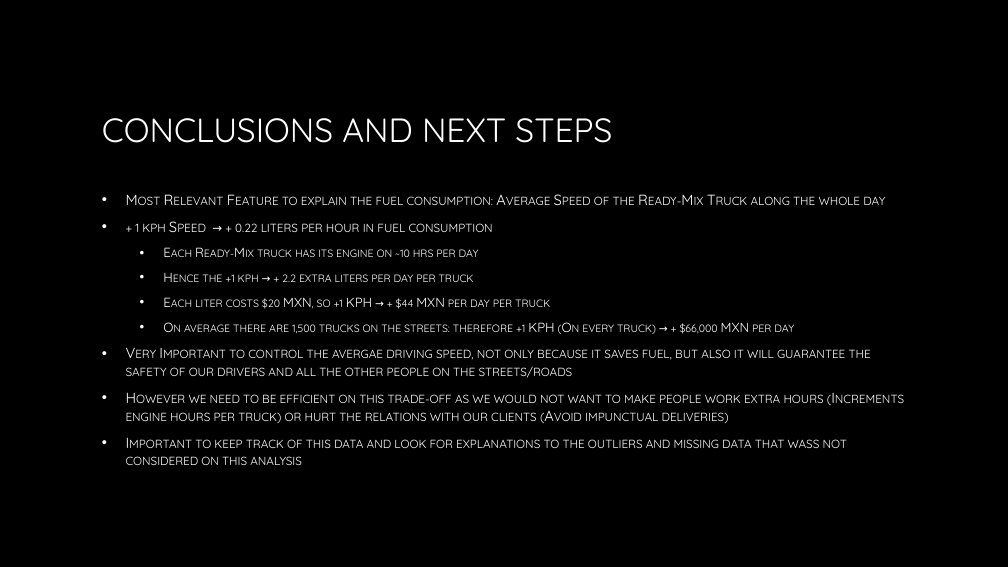
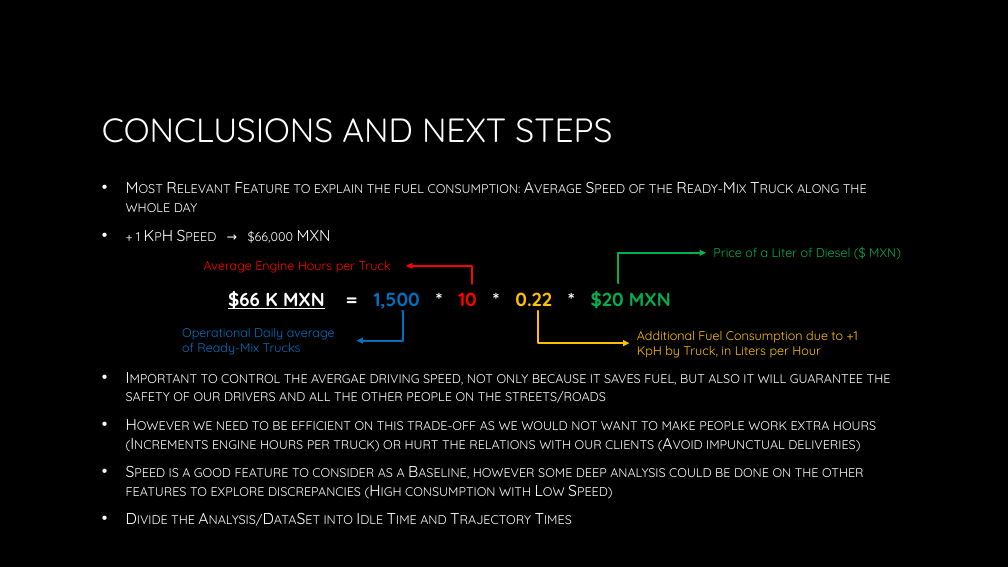
Before and after one commit to rgamerosl/capstone-project, a slide deck: slide 11 of Presentation.pptx. Drawn at 1008x567 pixels with LibreOffice and Linux fonts; fonts in the diff are those of the drawing; background and template pictures are left out. Boxes give left, top, right and bottom in pixels: in the first picture for what was removed or moved away, otherwise in the second. Text is boxed around its words. In the diff, an @@ line names an element or a change of style, - is before the commit and + after.

```diff
--- a/Presentation.pptx
+++ b/Presentation.pptx
@@ text at box(126, 184, 876, 452): size 14 to 15 pt in "Most Relevant Feature to explain the fuel ...", "However we need to be efficient on ..." @@
@@ text at box(126, 230, 891, 403): text changed; size 12.6 to 15 pt @@
-• + 1 kph Speed → + 0.22 liters per hour in fuel consumption
-  • Each Ready-Mix truck has its engine on ~10 hrs per day
-  • Hence the +1 kph → + 2.2 extra liters per day per truck
-  • Each liter costs $20 MXN, so +1 KPH → + $44 MXN per day per truck
-  • On average there are 1,500 trucks on the streets: therefore +1 KPH (On every truck) → + $66,000 MXN per day
-• Very Important to control the avergae driving speed, not only because it saves fuel, but also it will guarantee the safety of our drivers and all the other people on the streets/roads
+• + 1 KpH Speed → $66,000 MXN
+• Important to control the avergae driving speed, not only because it saves fuel, but also it will guarantee the safety of our drivers and all the other people on the streets/roads
@@ text added at box(204, 261, 391, 273), 12 pt, text #FF0000 @@
+Average Engine Hours per Truck
@@ elbow arrow added from (472, 284) to (406, 266), #FF0000 2 pt @@
@@ elbow arrow added from (619, 283) to (706, 253), #00B050 2 pt @@
@@ text added at box(713, 248, 901, 259), 12 pt, text #00B050 @@
+Price of a Liter of Diesel ($ MXN)
@@ text added at box(228, 291, 671, 312), 18 pt, text #FFFFFF, bold @@
+$66 K MXN = 1,500 * 10 * 0.22 * $20 MXN
@@ text added at box(182, 328, 335, 355), 12 pt, text #0070C0 @@
+Operational Daily average of Ready-Mix Trucks
@@ elbow arrow added from (402, 311) to (357, 341), #0070C0 2 pt @@
@@ elbow arrow added from (538, 311) to (630, 343), #FFC000 2 pt @@
@@ text added at box(637, 330, 858, 358), 12 pt, text #FFC000 @@
+Additional Fuel Consumption due to +1 KpH by Truck, in Liters per Hour
@@ text at box(126, 468, 864, 524): text changed; size 14 to 15 pt @@
-• Important to keep track of this data and look for explanations to the outliers and missing data that wass not considered on this analysis
+• Speed is a good feature to consider as a Baseline, however some deep analysis could be done on the other features to explore discrepancies (High consumption with Low Speed)
+• Divide the Analysis/DataSet into Idle Time and Trajectory Times
```
Also in this commit, not shown: 7 other slides changed.
